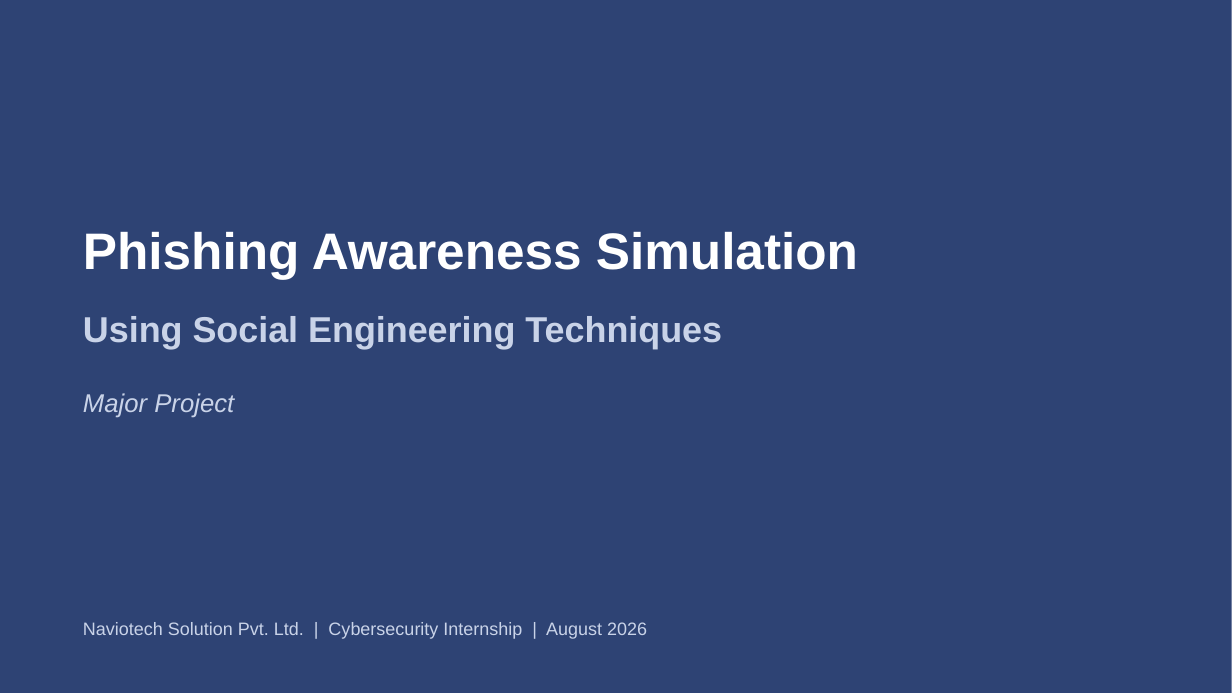
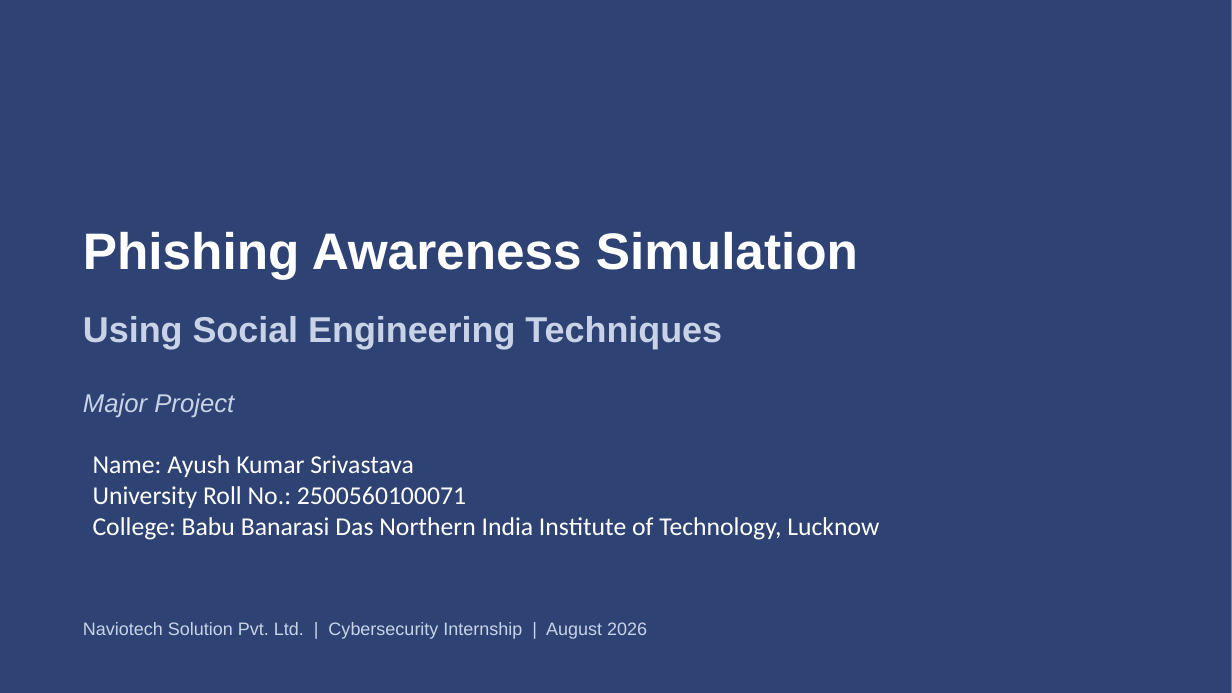
Before and after one commit to ayushsrivastavaoff5173-ux/naviotech-cybersecurity-internship, a slide deck: slide 1 of Major-Project-Phishing-Simulation/Major_Project_Presentation.pptx. Drawn at 1232x693 pixels with LibreOffice and Linux fonts; fonts in the diff are those of the drawing. Boxes give left, top, right and bottom in pixels: in the first picture for what was removed or moved away, otherwise in the second. Text is boxed around its words. In the diff, an @@ line names an element or a change of style, - is before the commit and + after.

```diff
--- a/Major-Project-Phishing-Simulation/Major_Project_Presentation.pptx
+++ b/Major-Project-Phishing-Simulation/Major_Project_Presentation.pptx
@@ text added at [93,455,879,540], 20 pt, text #FFFFFF @@
+Name: Ayush Kumar Srivastava
+University Roll No.: 2500560100071
+College: Babu Banarasi Das Northern India Institute of Technology, Lucknow
```
